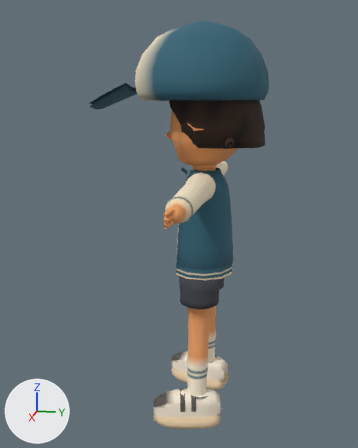
Renders of the Blender file assets/v2/source/theo-pilot.blend from each side of a commit.
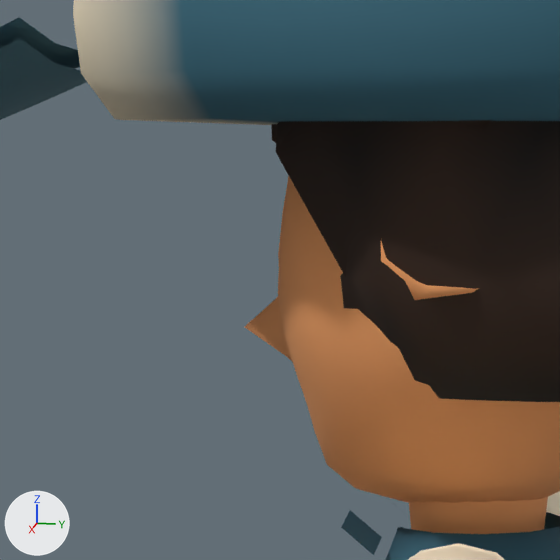
Each version appears first whole from a 50 mm lens placed at (4.94, 0.73, 3.27), pointed at (0.0, -0.26, 2.03), and next in a close-up on the part from 34% to 61% of the width and 18% to 39% of the height. The lights are fixed; the arrows at lower left show +X, +Y and +Z. The first two pictures are the older version.

Before the edit, the objects in view are built like this:
```python
me_kid_calls_shot_lod0_mesh_001 = bpy.data.meshes.new('kid_calls_shot_LOD0_Mesh.001')
me_kid_calls_shot_lod0_mesh_001.from_pydata(...)  # 3662 vertices, 3726 faces; spans x -1.62..1.62, y -1.1..0.61, z 0.01..4.01
me_kid_calls_shot_lod0_mesh_001.polygons.foreach_set('use_smooth', [True] * 3726)
# faces by material slot: [1282, 2032, 384, 28]
me_kid_calls_shot_lod0_mesh_001.materials.append(mat_m_body)
me_kid_calls_shot_lod0_mesh_001.materials.append(mat_m_uniform)
me_kid_calls_shot_lod0_mesh_001.materials.append(mat_m_hair)
me_kid_calls_shot_lod0_mesh_001.materials.append(mat_m_accessory)
ob_kid_calls_shot_lod0 = bpy.data.objects.new('kid_calls_shot_LOD0', me_kid_calls_shot_lod0_mesh_001)
ob_kid_calls_shot_lod0.location = (0.0, 0.0, 0.0)
```
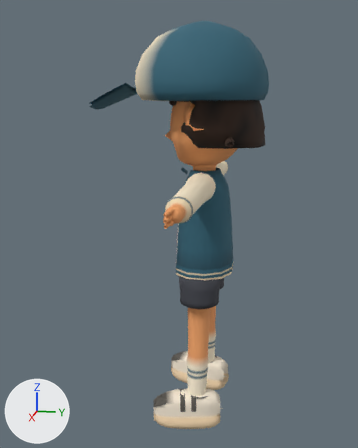
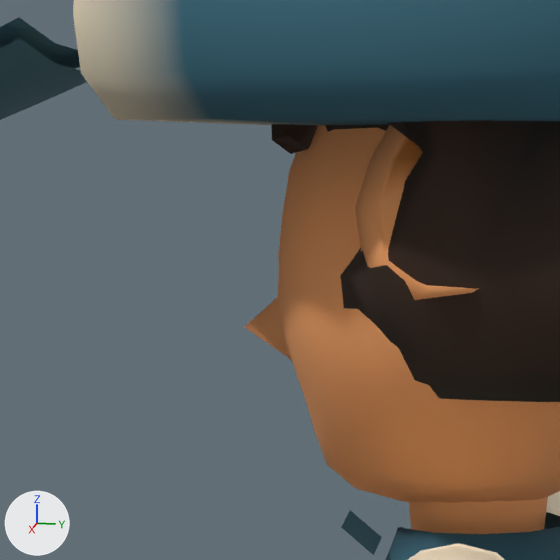
Pixel boxes [x1, y1, x2, y2] of what changed, in the close-ups (560 x 560 px; the box of a moved part takes in the faces that stretch with it):
part 1 of me_kid_calls_shot_lod0_mesh_001, moved or reshaped: before [276, 121, 471, 281]; after [341, 121, 471, 281]

Edits to the bpy script that builds the scene:
```text
Change me_kid_calls_shot_lod0_mesh_001:
    where me_kid_calls_shot_lod0_mesh_001.from_pydata(...)  # 3662 vertices, 3726 faces; spans x -1.62..1.62, y -1.1..0.61, z 0.01..4.01
    used by ob_kid_calls_shot_lod0; location = (0.0, 0.0, 0.0)
    me_kid_calls_shot_lod0_mesh_001 part 1
    me_kid_calls_shot_lod0_mesh_001.vertices[1013].co: (0.45, -0.26, 3.24) -> (0.45, -0.02, 3.24)  # pixel (275, 151) -> not seen
    me_kid_calls_shot_lod0_mesh_001.vertices[1014].co: (0.48, -0.12, 3.24) -> (0.48, -0.02, 3.24)  # pixel (356, 152) -> pixel (422, 152)
```
